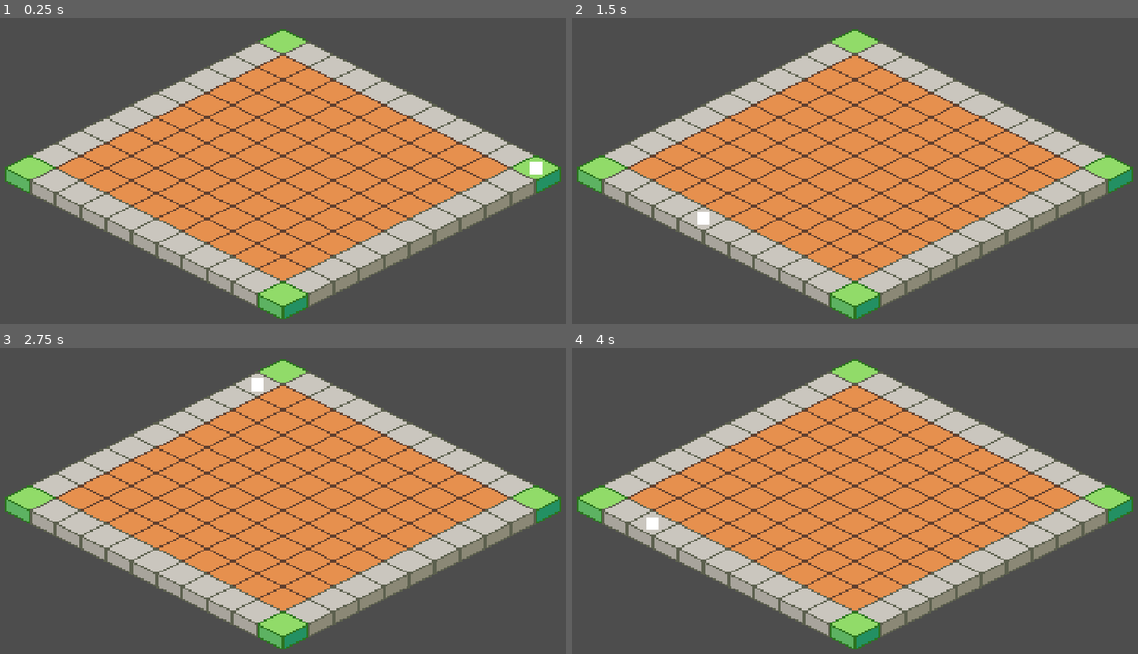
Above: before the commit, frames 1-4 (two rows, left to right).
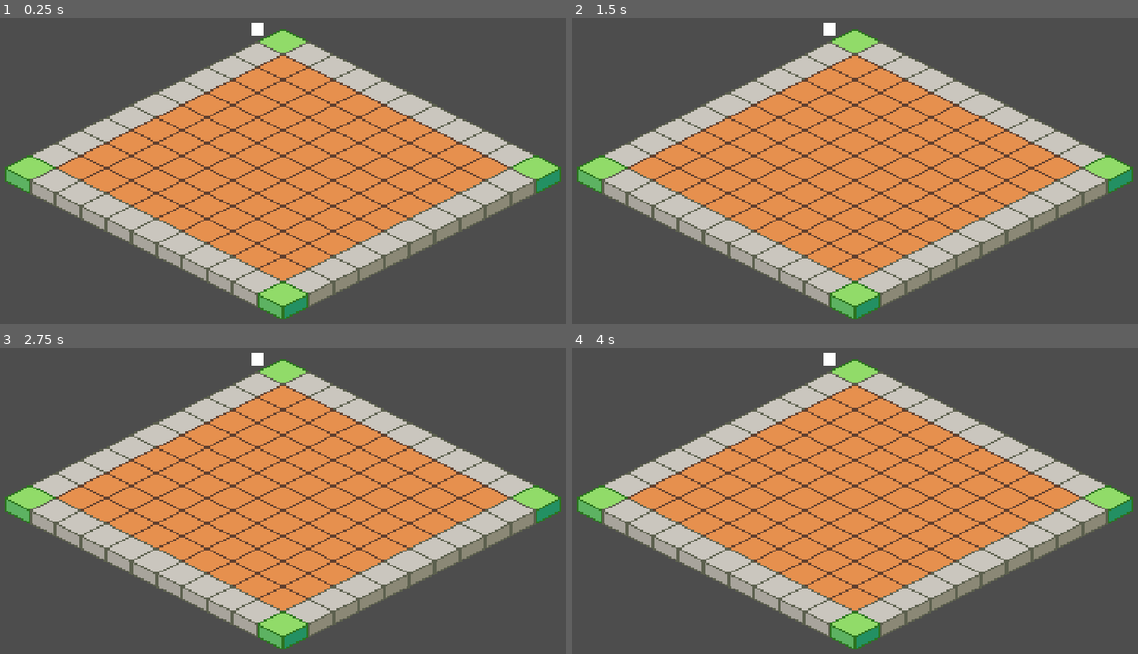
Above: after the commit, the same moments.

Repository: MissionToPsyche-Platinum/platinum_24d_game_psycheopoly-psb
Game: Godot game, scene res://scenes/GameBoard.tscn
Two runs of this game, one before a commit and one after it. Both use one fixed random seed, a clock stepped at 60 frames per second and the inputs below.
Inputs:
- Up to frame 1 (0.25 s): no input
- Up to frame 2 (1.5 s): tap Enter at 0.5 s; hold Right 0.53-1.28 s; tap Space at 0.77, 1.25 s; hold Left from 1.28 s (still down)
- Up to frame 3 (2.75 s): tap Space at 1.52 s; tap Enter at 2 s; release Left at 2.03 s; hold Right from 2.03 s (still down)
- Up to frame 4 (4 s): tap Space at 2.75, 3.02, 3.77 s; tap Enter at 3.5 s; release Right at 3.53 s; hold Left from 3.53 s (still down)

The runs differ from the first frame. In frame 1, 0.2% of the frame differs, in the area x 44-96%, y 1-52%; in frame 2, 0.2%; in frame 3, 0.2%; in frame 4, 0.2%.

Commit message:
fix: removed hardcoded string name
Co-authored-by: Copilot <175728472+Copilot@users.noreply.github.com>

Diff:
--- a/scripts/core/piece.gd
+++ b/scripts/core/piece.gd
@@ -8,12 +8,10 @@
 var board_space: int = 0
 
 # Reference to the TileMapLayer
-var tile_map: TileMapLayer = null
+@export var tile_map: TileMapLayer
 
 
 func _ready() -> void:
-	# Find the TileMapLayer in the scene
-	tile_map = get_tree().root.find_child("TileMapLayer", true, false)
 	if tile_map:
 		update_position()
 
